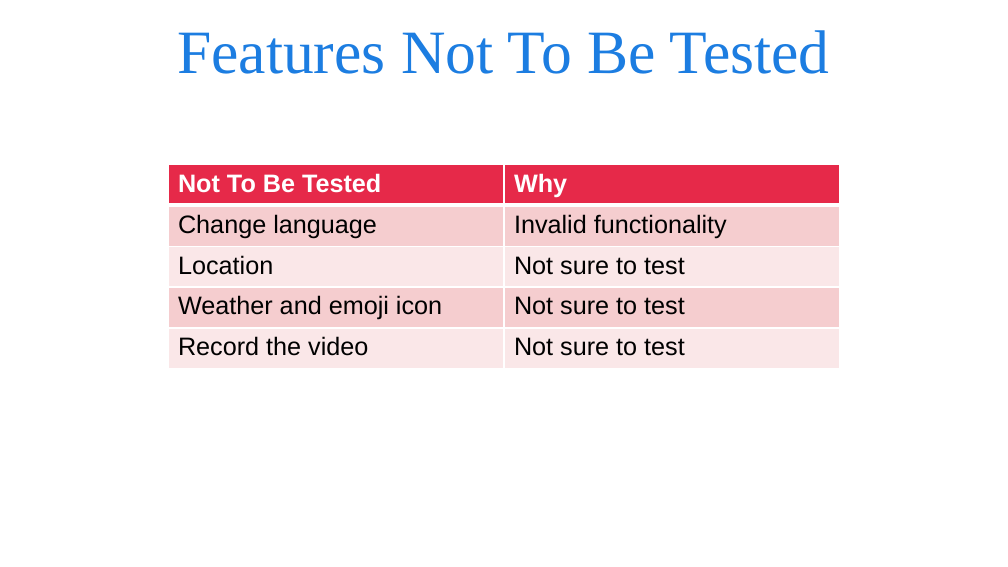
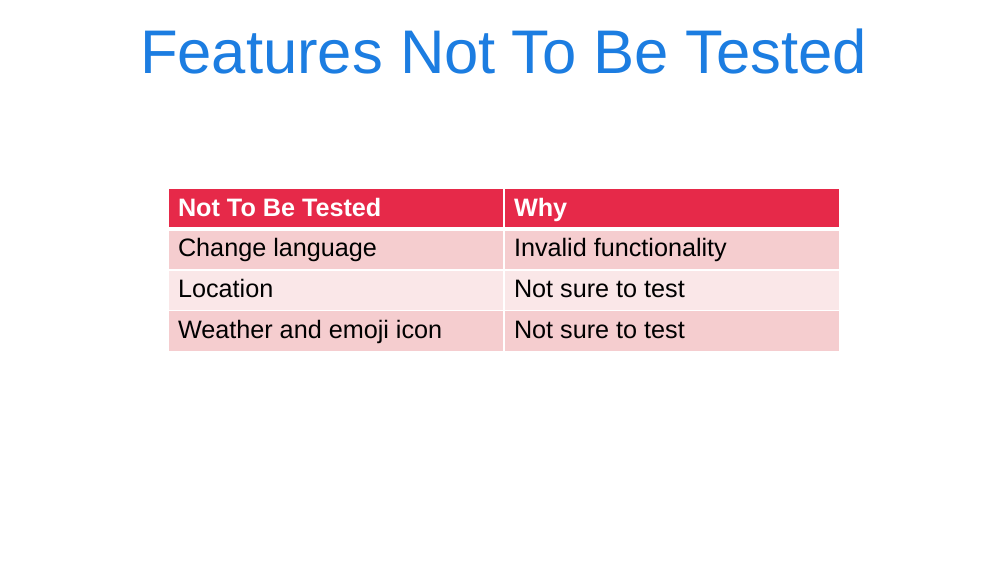
Before and after one commit to andyy0123/STV_finalProject, a slide deck: slide 13 of midterm.pptx. Drawn at 1008x567 pixels with LibreOffice and Linux fonts; fonts in the diff are those of the drawing; background and template pictures are left out. Boxes give left, top, right and bottom in pixels: in the first picture for what was removed or moved away, otherwise in the second. Text is boxed around its words. In the diff, an @@ line names an element or a change of style, - is before the commit and + after.

```diff
--- a/midterm.pptx
+++ b/midterm.pptx
@@ text "Features Not To Be Tested" at (140,28,866,74): font Times New Roman to Arial @@
@@ table at (168,188,840,352) @@
-row 5: Record the video | Not sure to test
@@ table: place and size @@
-table at (168,164,840,369)
+table at (168,188,840,352)
```
Also in this commit, not shown: 12 other slides changed, 1 slide added, 2 other files.
